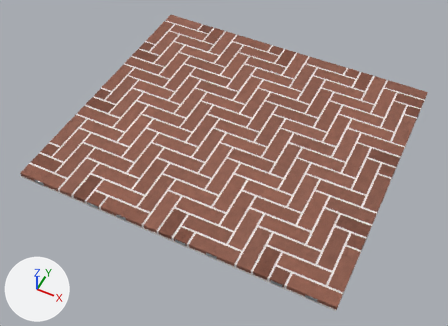
An edit to the Blender file site/blend/board_5.blend, drawn before and after from the same camera.
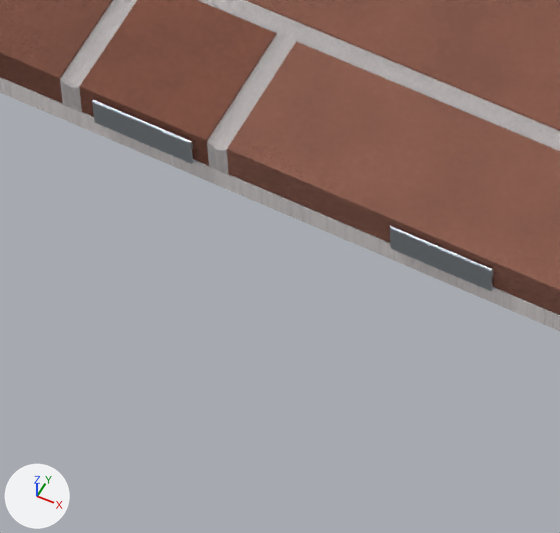
The first picture shows the older version from a camera (50 mm lens) standing at (0.925, -1.988, 2.224) and looking at (-0.004, -0.13, -0.098). The close-ups show the older and then the newer version on the part from 37% to 50% of the width and 70% to 87% of the height of that picture. Only the edits that show in the close-ups are written down. Lighting does not change. The marker at lower left points along +X, +Y and +Z.

Names of what the first close-up shows: 'CLIP_R50', 'MORTAR', 'T01_T01', 'T02_T02', 'T03_T03', 'backing'.
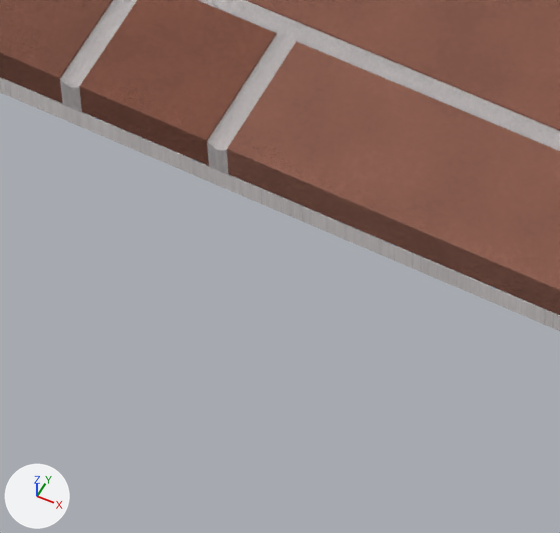
Diff of the bpy script that builds the scene:
```diff
--- a/site/blend/board_5.blend.py
+++ b/site/blend/board_5.blend.py
@@ ob_clip_r50 @@
-ob_clip_r50 = bpy.data.objects.new('CLIP_R50', me_r50)
-ob_clip_r50.location = (0.0, 0.0, 0.0)
```

Pixel boxes [x1, y1, x2, y2] of what changed, in the close-ups (560 x 533 px):
'CLIP_R50', deleted: before [92, 100, 494, 292]
